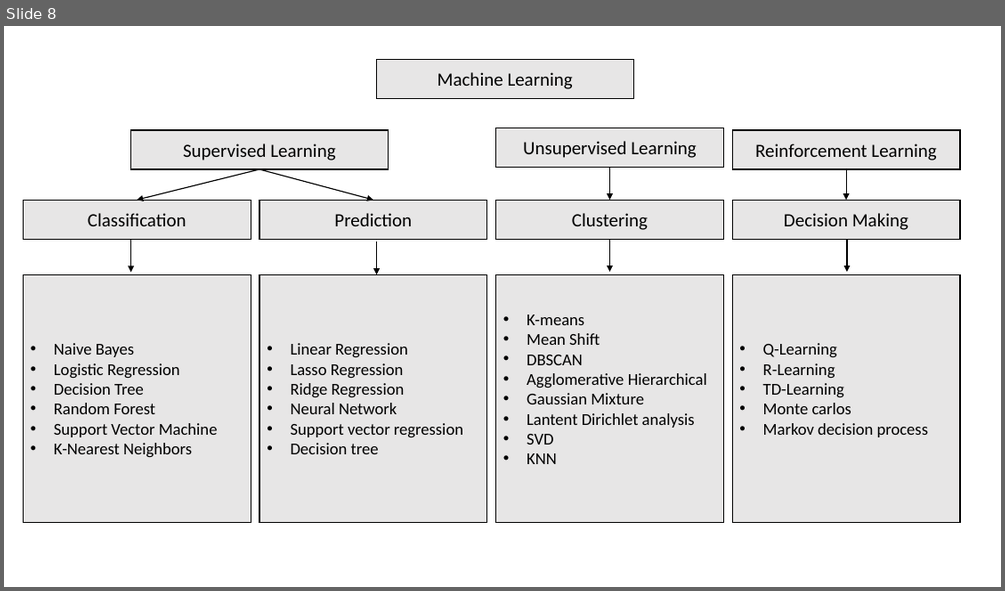
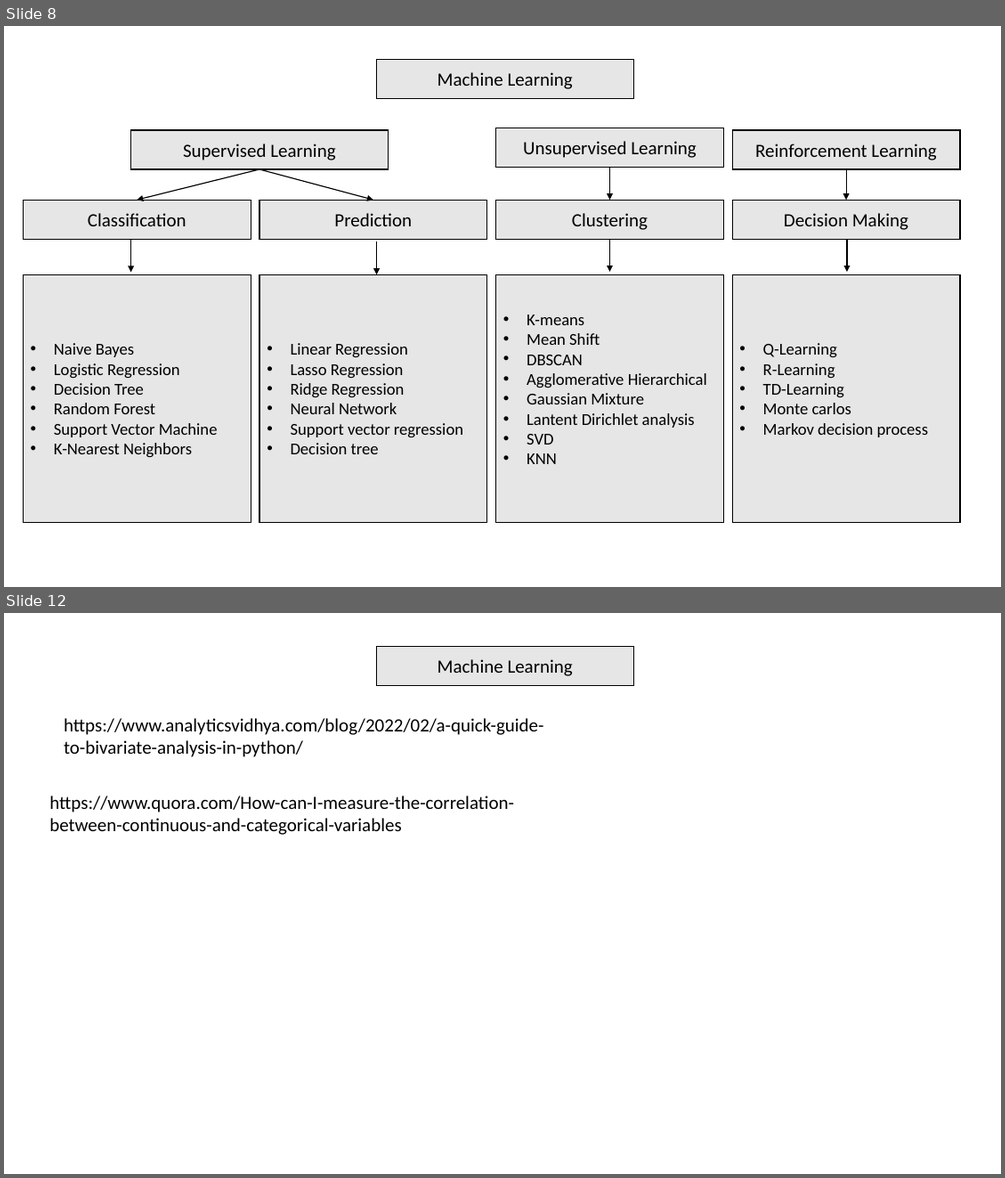
Before and after one commit to jonavicius-marcio/data_science, a slide deck: type model.pptx. Shown one above the other, each under a label of ours: slide 8 before the commit, slides 8 and 12 after it; the slides between them are not shown. The pictures are 1005x591 and 1005x1178 pixels, drawn with LibreOffice and Linux fonts; fonts in the diff are those of the drawing. Boxes give left, top, right and bottom in pixels: in the first picture for what was removed or moved away, otherwise in the second. Text is boxed around its words. In the diff, an @@ line names an element or a change of style, - is before the commit and + after.

```diff
--- a/type model.pptx
+++ b/type model.pptx
@@ slide 12 added at box(4, 613, 1001, 1174), background #FFFFFF @@
@@ rectangle added at box(376, 647, 633, 686), fill #E7E6E6, outline #000000 1 pt, 18 pt, text #000000 @@
+Machine Learning
@@ text added at box(64, 718, 543, 757), 18 pt, text #000000 @@
+https://www.analyticsvidhya.com/blog/2022/02/a-quick-guide-to-bivariate-analysis-in-python/
@@ text added at box(49, 795, 514, 835), 18 pt, text #000000 @@
+https://www.quora.com/How-can-I-measure-the-correlation-between-continuous-and-categorical-variables
```
Also in this commit, not shown: 1 slide changed, 3 other slides added.
